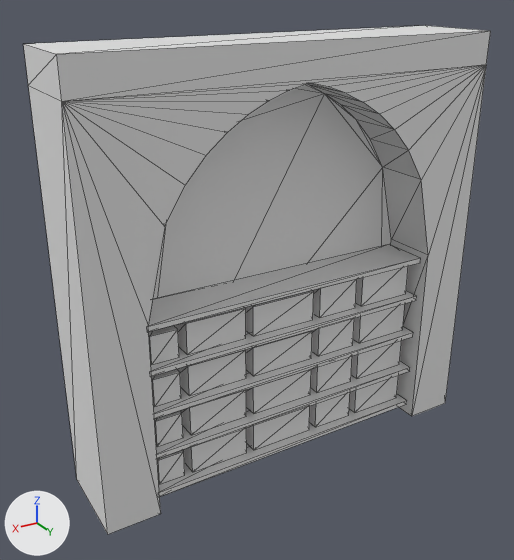
Renders of the glTF model assets/kit/walls/wall_shelfbay_4m.glb from each side of a commit.
Rendered twice from a 50 mm camera at (5.37, 5.11, 4.48) aimed at (2.21, -0.17, 1.84). The axes (+X, +Y, +Z) are drawn at lower left. The lights are the same throughout. The older version comes first. Mesh edges are drawn as thin lines. Where no turn or scale is listed for an object, it has been applied to the vertices. Vertices at exactly the same position are counted once.

The first picture shows 'wall_shelfbay_4m__body-col', 'wall_shelfbay_4m__shelves'.
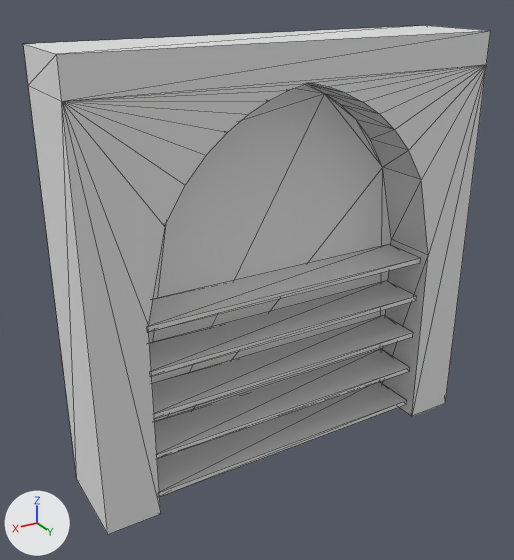
Changed parts and their boxes (x1, y1, x2, y2) in the pictures (514 x 560 px):
part 1 of me_wall_shelfbay_4m__shelves, deleted: before (149, 266, 408, 484)

The change in detail:
me_wall_shelfbay_4m__shelves is used by ob_wall_shelfbay_4m__shelves; location (0.0, 0.0, 0.0).
me_wall_shelfbay_4m__shelves had 200 vertices, 300 faces and spanned x 0.52..3.48, y -0.25..0.22, z 0.12..1.85.
me_wall_shelfbay_4m__shelves now has 40 vertices, 60 faces and spans x 0.52..3.48, y -0.25..0.22, z 0.12..1.85.
me_wall_shelfbay_4m__shelves part 1: 20 loose pieces with 160 vertices, spanning x 0.58..3.42, y -0.22..0.12, z 0.17..1.79, are deleted.
me_wall_shelfbay_4m__shelves no longer uses material mat_book_leather (white #e7e7e7).
